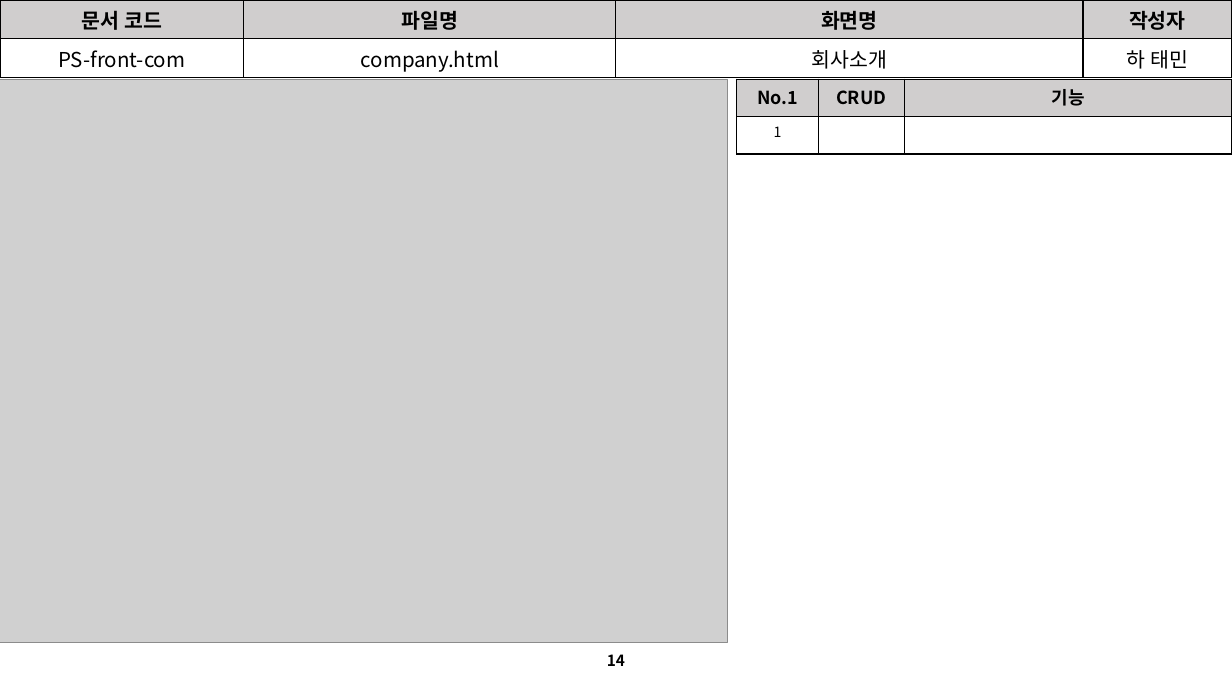
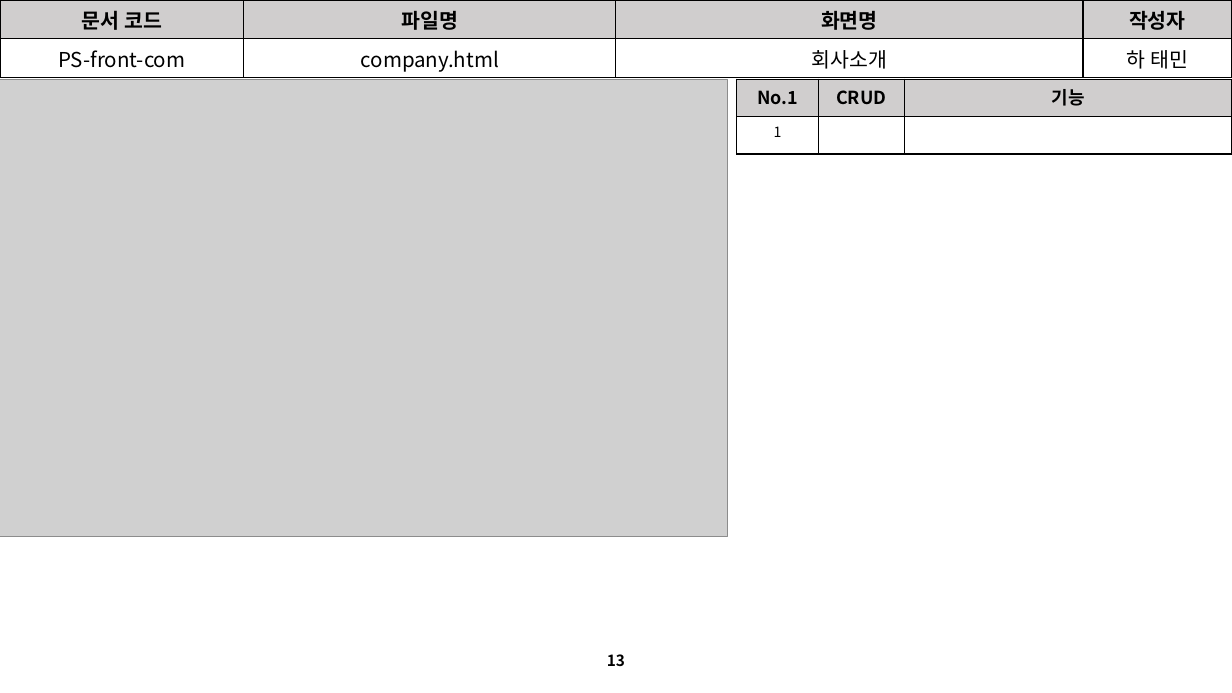
Before and after one commit to David-Ha-1217/Publisher_Portfolio, a slide deck: slide 13 of Documents/화면설계서.pptx (slide 14 before the commit). Drawn at 1232x693 pixels with LibreOffice and Linux fonts; fonts in the diff are those of the drawing; grey boxes stand for pictures. Boxes give left, top, right and bottom in pixels: in the first picture for what was removed or moved away, otherwise in the second. Text is boxed around its words. In the diff, an @@ line names an element or a change of style, - is before the commit and + after.

```diff
--- a/Documents/화면설계서.pptx
+++ b/Documents/화면설계서.pptx
@@ picture: place and size @@
-picture at box(0, 79, 727, 643)
+picture at box(0, 79, 727, 537)
@@ page number at box(607, 654, 625, 666): text changed @@
-14
+13
```
Also in this commit, not shown: 6 other slides changed, 1 slide removed, 38 other files.
